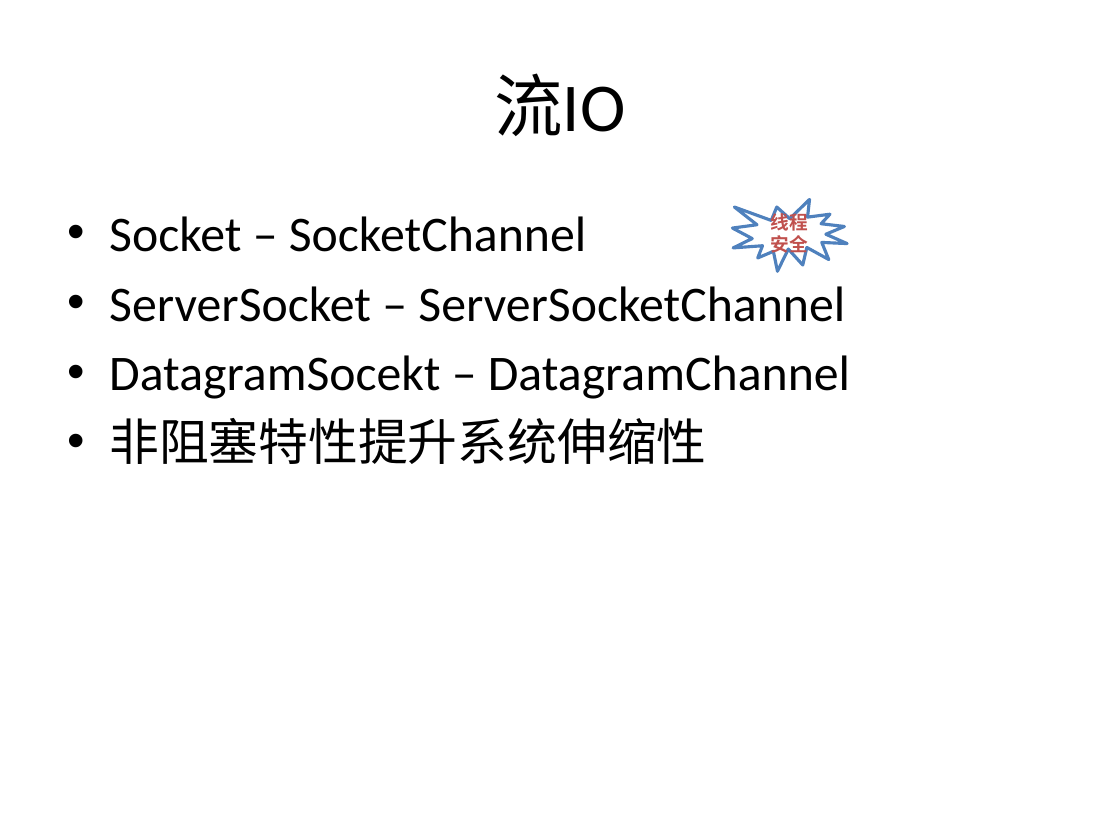
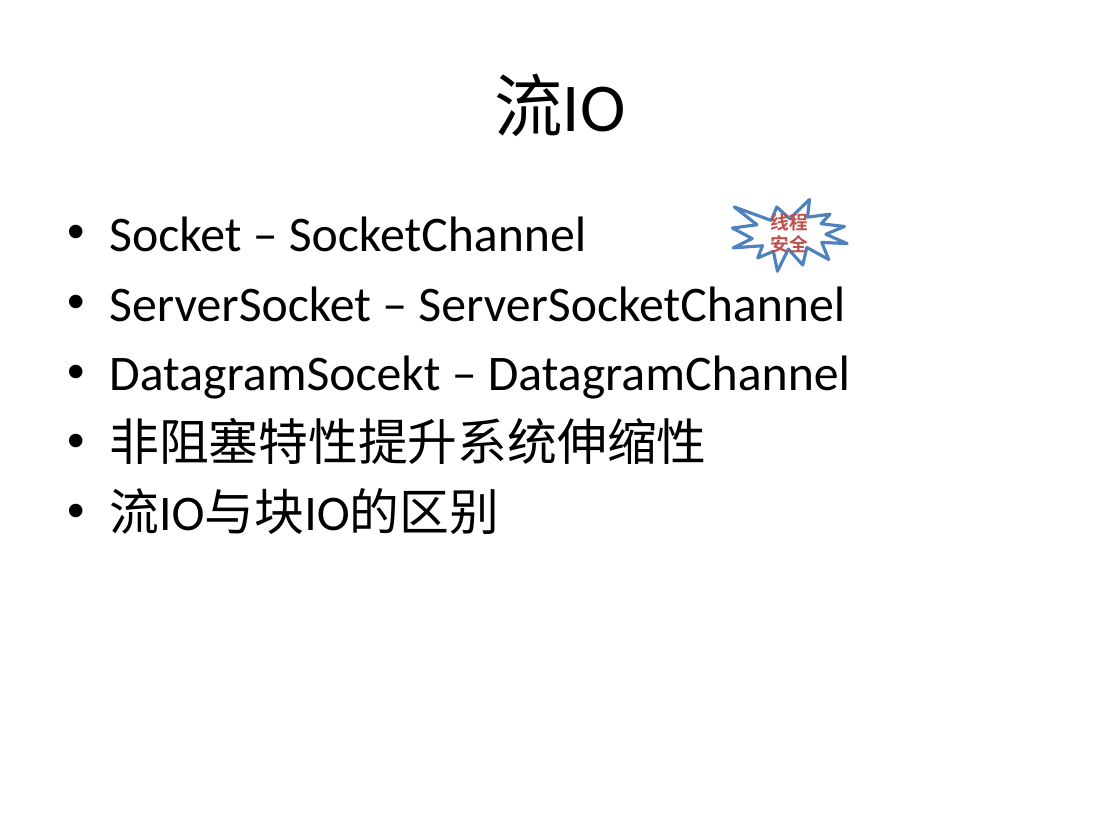
Before and after one commit to guhanjie/Knowledge-sharing, a slide deck: slide 39 of 扒一扒Java IO那些事儿.pptx. Drawn at 1120x840 pixels with LibreOffice and Linux fonts; fonts in the diff are those of the drawing. Boxes give left, top, right and bottom in pixels: in the first picture for what was removed or moved away, otherwise in the second. Text is boxed around its words. In the diff, an @@ line names an element or a change of style, - is before the commit and + after.

```diff
--- a/扒一扒Java IO那些事儿.pptx
+++ b/扒一扒Java IO那些事儿.pptx
@@ text at [109,488,499,534]: paragraph added @@
+• 流IO与块IO的区别
```
Also in this commit, not shown: 3 other slides changed, 3 slides added, 1 slide removed.
